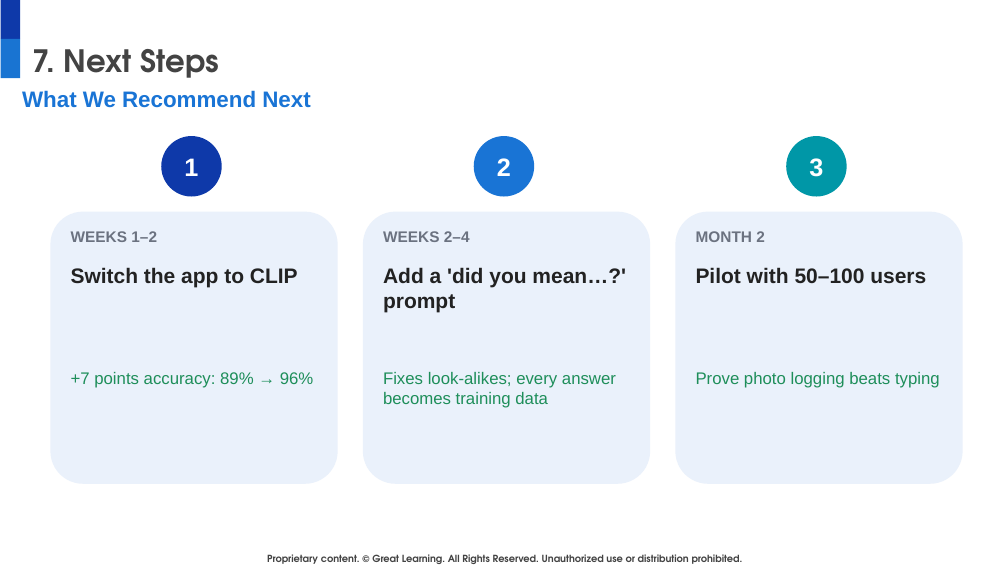
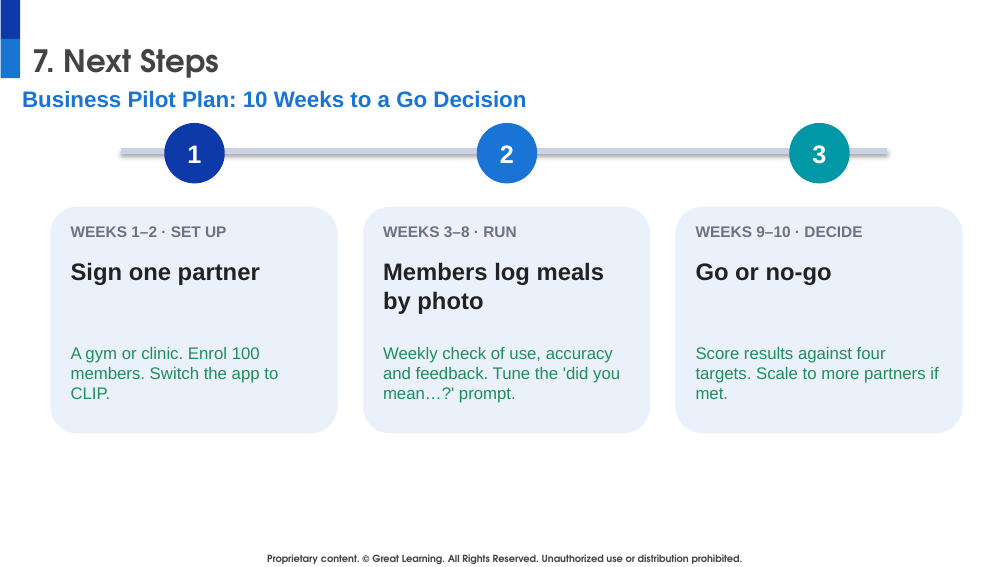
Before and after one commit to DatariusAI/nutriscan-food-detection, a slide deck: slide 15 of docs/NutriScan_Final_Presentation.pptx. Drawn at 1008x567 pixels with LibreOffice and Linux fonts; fonts in the diff are those of the drawing; background and template pictures are left out. Boxes give left, top, right and bottom in pixels: in the first picture for what was removed or moved away, otherwise in the second. Text is boxed around its words. In the diff, an @@ line names an element or a change of style, - is before the commit and + after.

```diff
--- a/docs/NutriScan_Final_Presentation.pptx
+++ b/docs/NutriScan_Final_Presentation.pptx
@@ text at <box>22,90,526,108</box>: text changed @@
-What We Recommend Next
+Business Pilot Plan: 10 Weeks to a Go Decision
@@ 3 ellipses: place and size @@
-3 ellipses at <box>161,136,847,197</box>
+3 ellipses at <box>164,123,850,183</box>
@@ line added from (121, 151) to (887, 151), #C9D3E3 4 pt @@
@@ rounded rectangle: place and size @@
-rounded rectangle at <box>50,212,338,484</box>
+rounded rectangle at <box>50,207,338,433</box>
@@ rounded rectangle: place and size @@
-rounded rectangle at <box>363,212,650,484</box>
+rounded rectangle at <box>363,207,650,433</box>
@@ rounded rectangle: place and size @@
-rounded rectangle at <box>675,212,963,484</box>
+rounded rectangle at <box>675,207,963,433</box>
@@ text at <box>71,226,226,237</box>: text changed @@
-WEEKS 1–2
+WEEKS 1–2 · SET UP
@@ text at <box>383,226,516,237</box>: text changed @@
-WEEKS 2–4
+WEEKS 3–8 · RUN
@@ text at <box>696,226,862,237</box>: text changed; size 15 to 11 pt; text colour #222222 to #6B7280 @@
-Pilot with 50–100 users
+WEEKS 9–10 · DECIDE
@@ text removed at <box>696,231,765,242</box> @@
-MONTH 2
@@ text added at <box>71,262,260,285</box>, 17 pt, text #222222, bold @@
+Sign one partner
@@ text removed at <box>383,267,626,312</box> @@
-Add a 'did you mean…?' prompt
@@ text added at <box>383,262,605,314</box>, 17 pt, text #222222, bold @@
+Members log meals by photo
@@ text added at <box>696,263,832,285</box>, 17 pt, text #222222, bold @@
+Go or no-go
@@ text at <box>71,347,278,399</box>: text changed; size 15 to 12 pt; text colour #222222 to #1E8E5A; bold off @@
-Switch the app to CLIP
+A gym or clinic. Enrol 100 members. Switch the app to CLIP.
@@ text added at <box>383,347,620,403</box>, 12 pt, text #1E8E5A @@
+Weekly check of use, accuracy and feedback. Tune the 'did you mean…?' prompt.
@@ text added at <box>696,347,938,399</box>, 12 pt, text #1E8E5A @@
+Score results against four targets. Scale to more partners if met.
@@ text removed at <box>71,372,314,388</box> @@
-+7 points accuracy: 89% → 96%
@@ text removed at <box>383,372,616,408</box> @@
-Fixes look-alikes; every answer becomes training data
@@ text removed at <box>696,372,940,388</box> @@
-Prove photo logging beats typing
```
Also in this commit, not shown: 1 slide added, 1 slide removed.
